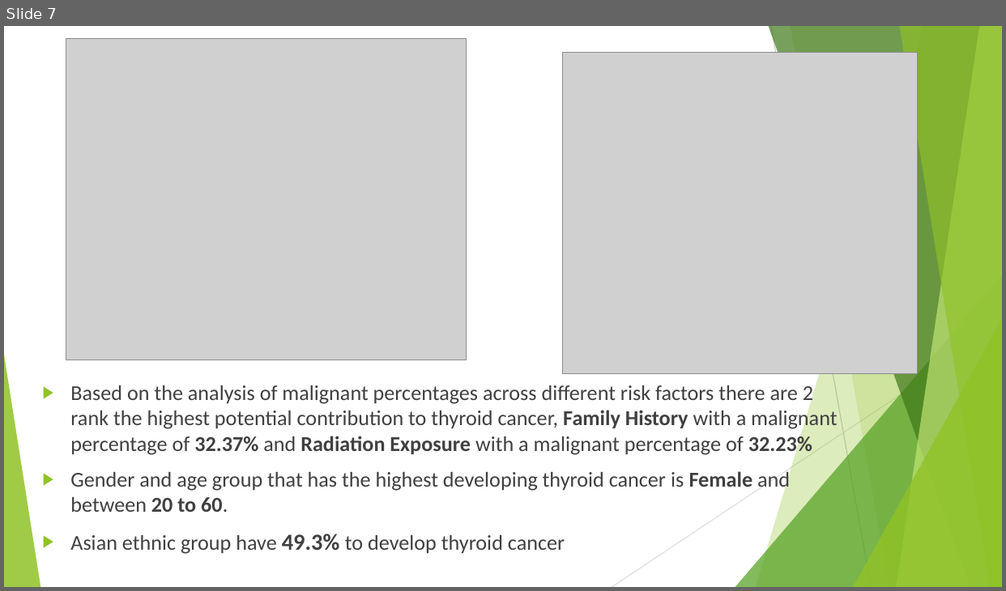
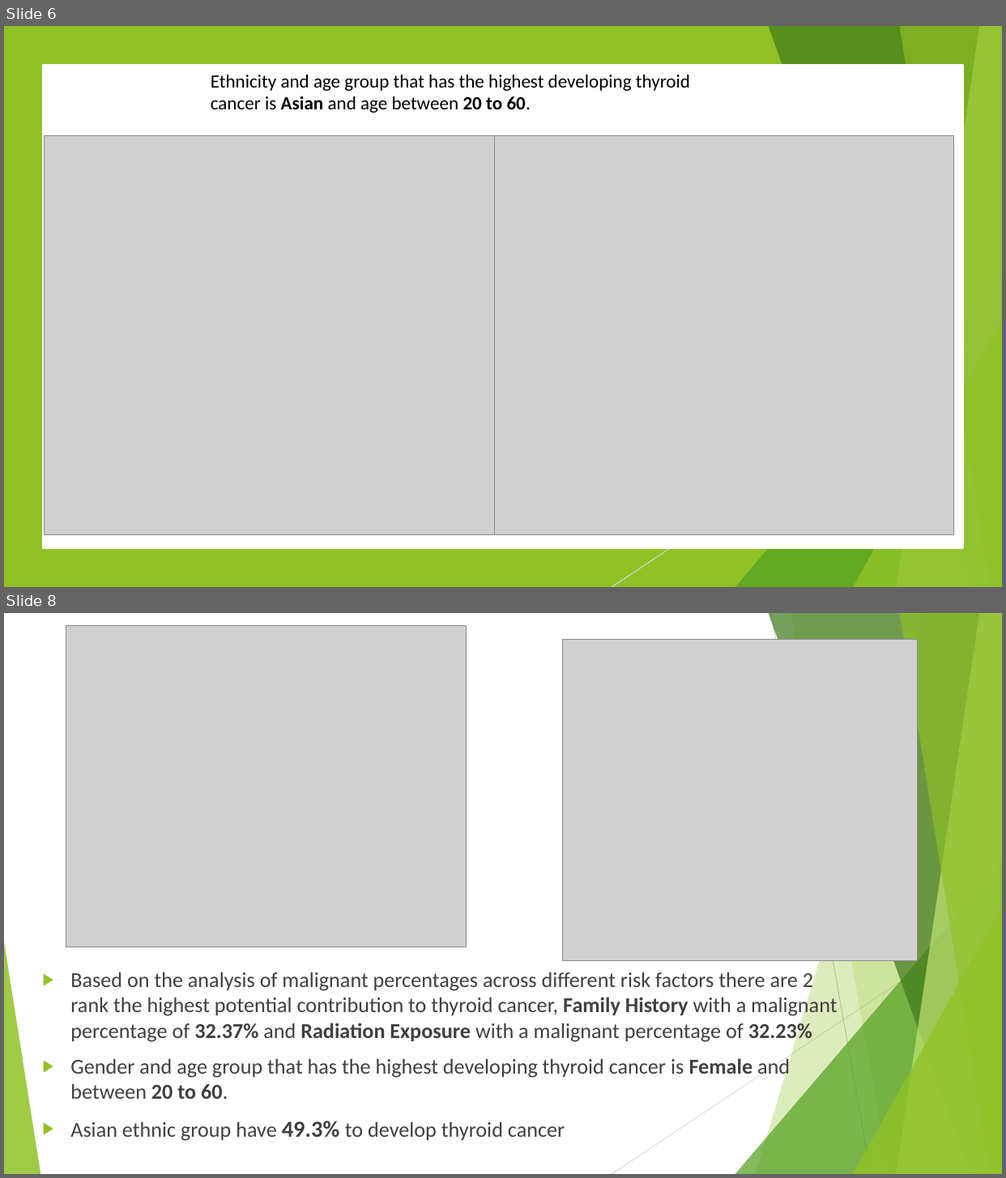
Before and after one commit to susielee1/Capstone-Project-Thyroid-Cancer, a slide deck: Capstone Project-Thyroid Cancer Powerpoint.pptx. Shown one above the other, each under a label of ours: slide 7 before the commit, slides 6 and 8 after it; the slides between them are not shown. The pictures are 1006x591 and 1006x1178 pixels, drawn with LibreOffice and Linux fonts; fonts in the diff are those of the drawing; grey boxes stand for pictures. Boxes give left, top, right and bottom in pixels: in the first picture for what was removed or moved away, otherwise in the second. Text is boxed around its words. In the diff, an @@ line names an element or a change of style, - is before the commit and + after.

```diff
--- a/Capstone Project-Thyroid Cancer Powerpoint.pptx
+++ b/Capstone Project-Thyroid Cancer Powerpoint.pptx
@@ slide 6 added at box(4, 26, 1002, 587), background #FFFFFF; not listed: 8 template elements that a slide beside it also shows @@
@@ rectangle added at box(4, 26, 1002, 587), fill #90C226 @@
@@ rectangle added at box(43, 66, 963, 548), fill #FFFFFF, outline #FFFFFF 1.75 pt @@
@@ text added at box(211, 75, 690, 113), 18 pt, text #000000 @@
+Ethnicity and age group that has the highest developing thyroid cancer is Asian and age between 20 to 60.
@@ picture added at box(44, 135, 508, 535) @@
@@ picture added at box(495, 135, 954, 535) @@
@@ group added at box(4, 26, 1002, 587): 5 freeform shapes, 3 triangles, 1 line @@
@@ group added at box(4, 26, 1002, 587): 5 freeform shapes, 3 triangles, 1 line @@
@@ what was slide 7 is now slide 8 @@
```
Also in this commit, not shown: 5 slides changed, 2 other slides added, 2 slides removed.
